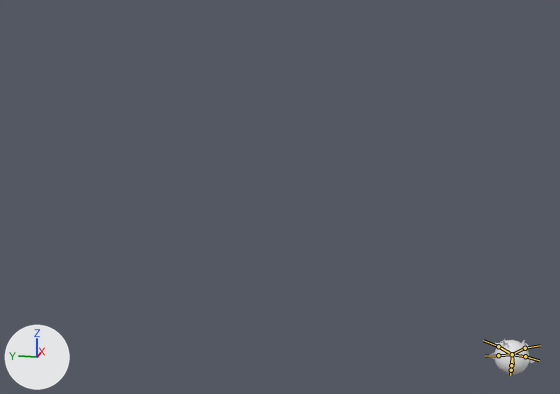
A saved change to the FBX model FYP/Assets/3D model/Animo/Deer/Deer+Pig.fbx.
Camera for both pictures: a camera (50 mm lens) standing at (-21.74, -11.46, 1.05) and looking at (0.1, -7.09, -4.42). Every picture has the same lights, and +X, +Y and +Z are marked at lower left. Both versions are drawn at frame 1 of the action 'Armature.039|Cylinder.020Action.001'; the numbers are the values there. The bones that bend it are drawn over the model as lines.

The first picture shows 'Body.033', 'Hand.038'.
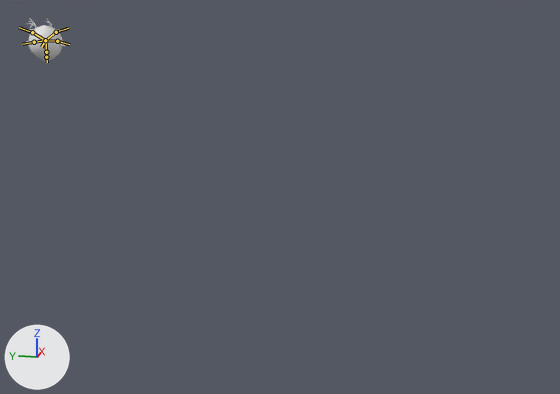
Boxes [x1, y1, x2, y2] around the edits, measured in the pictures (560 x 394 px):
'Body.033', posed (17% wider, 24% taller): before [494, 340, 529, 376]; after [25, 18, 66, 63]
'Hand.037', no longer drawn: before [489, 353, 535, 363]
'Horn.012', no longer drawn: before [499, 338, 528, 349]
'Hand.038', no longer drawn: before [495, 343, 530, 349]

What the commit changed:
Object 'Armature.039' (bone_rig_object) moves from (0.155, -14.005, -8.924) to (0.0, 0.0, 0.0).
